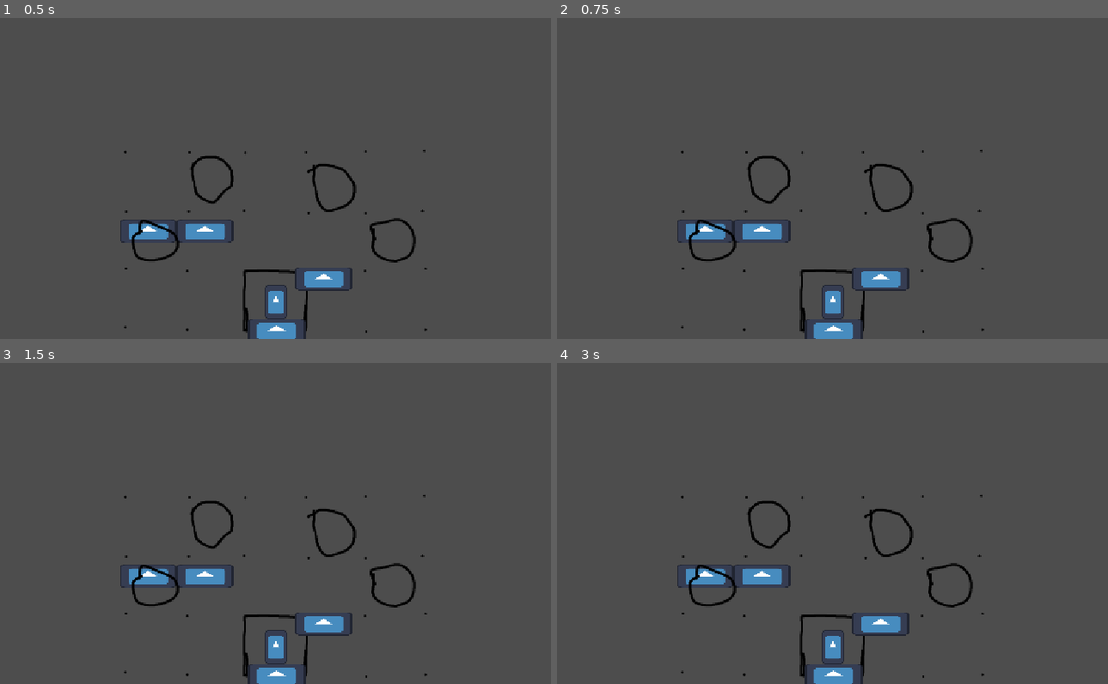
Above: before the commit, frames 1-4 (two rows, left to right).
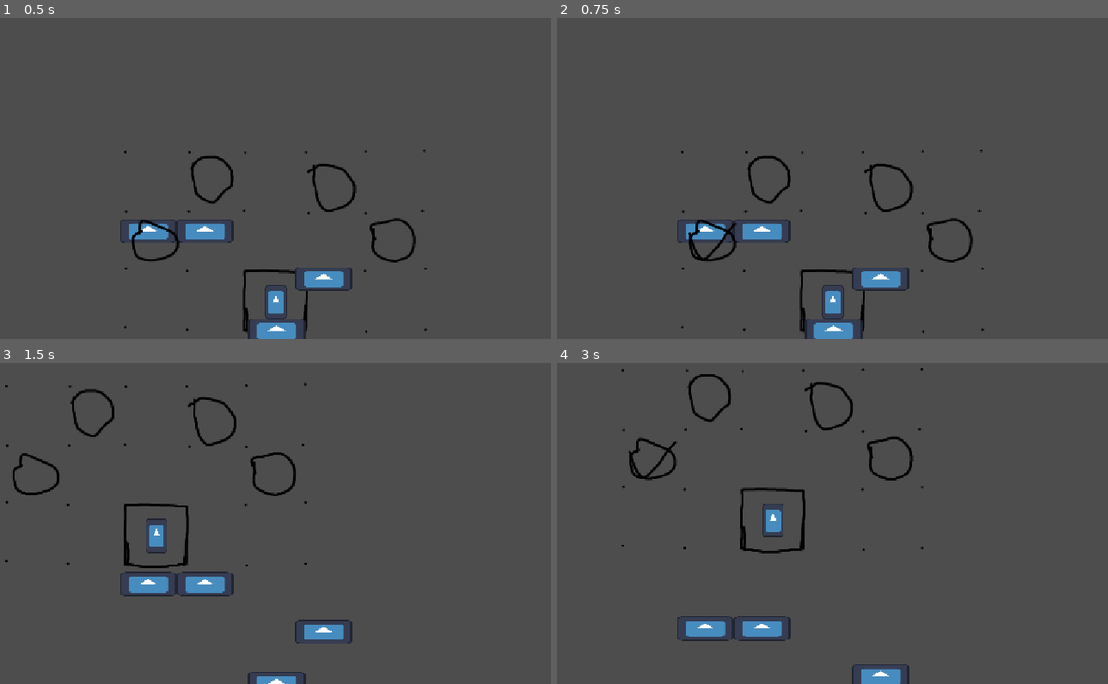
Above: after the commit, the same moments.

Repository: TheDartFrog/HorseFall
Game: Godot game, scene res://Scenes/main_node.tscn
Two runs of this game, one before a commit and one after it. Both use one fixed random seed, a clock stepped at 60 frames per second and the inputs below. The engine's default icon, where the game draws it, is replaced by a stand-in: a white triangle on a blue panel in a dark square.
Inputs (mouse positions are in pixels of both pictures, inside the frame that each line leads up to):
- Up to frame 1 (0.5 s): no input
- Up to frame 2 (0.75 s): click (711, 242) at 0.52 s
- Up to frame 3 (1.5 s): click (154, 587) at 1.27 s
- Up to frame 4 (3 s): click (656, 440) at 2.02 s; click (656, 440) at 2.77 s

Frame 1 is identical in both runs. In frame 2, 0.1% of the frame differs, in the area x 23-33%, y 63-76%; in frame 3, 4.7%; in frame 4, 6.2%, in the area x 11-78%, y 1-100%.

Commit message:
stuff before replace all pos with global pos lmfao

Diff:
--- a/Scenes/board.tscn
+++ b/Scenes/board.tscn
@@ -1,9 +1,12 @@
 [gd_scene format=3 uid="uid://75x8supcyloh"]
 
 [ext_resource type="Texture2D" uid="uid://dkb3s7vy01g7g" path="res://Assets/Textures/board.png" id="1_2wvcj"]
+[ext_resource type="Script" uid="uid://ckcme4k646ijw" path="res://boardScript.gd" id="1_shhme"]
 [ext_resource type="Texture2D" uid="uid://bawqqua0tr7ij" path="res://Assets/Textures/availableMoves_board.png" id="2_uh3b8"]
+[ext_resource type="Texture2D" uid="uid://q284yrqpcsja" path="res://Assets/Textures/yes.png" id="3_uh3b8"]
 
 [node name="Board" type="Node2D" unique_id=850784260]
+script = ExtResource("1_shhme")
 
 [node name="board_checkerboard" type="TextureRect" parent="." unique_id=1882535426]
 z_as_relative = false
@@ -37,3 +40,72 @@
 grow_horizontal = 2
 grow_vertical = 2
 texture = ExtResource("2_uh3b8")
+
+[node name="goButton1" type="TextureButton" parent="." unique_id=907937192]
+z_index = 3
+z_as_relative = false
+anchors_preset = 8
+anchor_left = 0.5
+anchor_top = 0.5
+anchor_right = 0.5
+anchor_bottom = 0.5
+offset_left = -250.0
+offset_top = -50.0
+offset_right = -150.0
+offset_bottom = 50.0
+grow_horizontal = 2
+grow_vertical = 2
+texture_hover = ExtResource("3_uh3b8")
+
+[node name="goButton2" type="TextureButton" parent="." unique_id=579986029]
+z_index = 3
+z_as_relative = false
+anchors_preset = 8
+anchor_left = 0.5
+anchor_top = 0.5
+anchor_right = 0.5
+anchor_bottom = 0.5
+offset_left = -150.0
+offset_top = -150.0
+offset_right = -50.0
+offset_bottom = -50.0
+grow_horizontal = 2
+grow_vertical = 2
+texture_hover = ExtResource("3_uh3b8")
+
+[node name="goButton3" type="TextureButton" parent="." unique_id=1031441957]
+z_index = 3
+z_as_relative = false
+anchors_preset = 8
+anchor_left = 0.5
+anchor_top = 0.5
+anchor_right = 0.5
+anchor_bottom = 0.5
+offset_left = 50.0
+offset_top = -150.0
+offset_right = 150.0
+offset_bottom = -50.0
+grow_horizontal = 2
+grow_vertical = 2
+texture_hover = ExtResource("3_uh3b8")
+
+[node name="goButton4" type="TextureButton" parent="." unique_id=533248489]
+z_index = 3
+z_as_relative = false
+anchors_preset = 8
+anchor_left = 0.5
+anchor_top = 0.5
+anchor_right = 0.5
+anchor_bottom = 0.5
+offset_left = 150.0
+offset_top = -50.0
+offset_right = 250.0
+offset_bottom = 50.0
+grow_horizontal = 2
+grow_vertical = 2
+texture_hover = ExtResource("3_uh3b8")
+
+[connection signal="button_down" from="goButton1" to="." method="_on_go_button_1_button_down"]
+[connection signal="button_down" from="goButton2" to="." method="_on_go_button_2_button_down"]
+[connection signal="button_down" from="goButton3" to="." method="_on_go_button_3_button_down"]
+[connection signal="button_down" from="goButton4" to="." method="_on_go_button_4_button_down"]
--- a/Scenes/platform.tscn
+++ b/Scenes/platform.tscn
@@ -6,6 +6,7 @@
 size = Vector2(96, 40)
 
 [node name="Platform" type="RigidBody2D" unique_id=974148504]
+z_as_relative = false
 freeze = true
 
 [node name="platformSprite" type="TextureRect" parent="." unique_id=505994198]
@@ -13,6 +14,7 @@
 z_as_relative = false
 offset_right = 96.0
 offset_bottom = 40.0
+mouse_filter = 2
 texture = ExtResource("1_1rc8e")
 expand_mode = 1
 
--- a/Scripts/camera_controller.gd
+++ b/Scripts/camera_controller.gd
@@ -21,8 +21,11 @@
 	highestCameraHeight = self.position.y*-1
 
 func moveCam():
-	if playerRef.position.y*-1 > highestCameraHeight:
-		self.position.y = playerRef.position.y
+	if playerRef.position.y*-1> highestCameraHeight+100:
+		#print("pos ", playerRef.position.y*-1)
+		#print("camheigh ", highestCameraHeight)
+		self.position.y = playerRef.position.y+100
+		print("ooooh")
 	else:
 		self.position.y = self.position.y-currentCameraSpeed
 
--- a/Scripts/playerScript.gd
+++ b/Scripts/playerScript.gd
@@ -1,5 +1,6 @@
 extends RigidBody2D
 
+var isGrounded = true
 
 func _ready():
 	print("yay")
--- /dev/null
+++ b/boardScript.gd
@@ -0,0 +1,101 @@
+extends Node2D
+
+@onready var playerRef = get_tree().root.find_child("PlayerScene", true, false)
+
+var wasGrounded = false
+var isGrounded = false
+
+var enableBtn1 = false
+var enableBtn2 = false
+var enableBtn3 = false
+var enableBtn4 = false
+
+#TODO: check if player can move to button's position
+
+func _physics_process(delta):
+	if playerRef == null:
+		return
+	isGrounded = playerRef.isGrounded
+	switchGroundedStateBoard()
+	enableButton(3)
+	if not isGrounded:
+		return ## exit func if not on ground
+
+	# if we are grounded we continue:
+	updateMoves()
+
+
+
+func switchGroundedStateBoard():
+	if wasGrounded != isGrounded:
+		wasGrounded = isGrounded
+		if isGrounded:
+			print("now on ground!")
+			enableButton(1)
+			enableButton(2)
+			enableButton(3)
+			enableButton(4)
+			#TODO: ungray possible moves
+		if not isGrounded:
+			print("now in the air!")
+			disableButton(1)
+			disableButton(2)
+			disableButton(3)
+			disableButton(4)
+			#TODO: gray out possible moves
+
+func updateMoves():
+	pass #TODO: check collision, if allowed enable button
+
+func enableButton(number: int):
+
+	match number: # oh yeah we in spaghetti town babeeyyyyy
+		1:
+			enableBtn1 = true #TODO: setting textures for enabled
+		2:
+			enableBtn2 = true
+		3:
+			enableBtn3 = true
+		4:
+			enableBtn4 = true
+		_:
+			print("what")
+
+
+func disableButton(number: int):
+
+	match number: # second spaghetti settlement
+		1:
+			enableBtn1 = false #TODO: setting textures for disabled
+		2:
+			enableBtn2 = false
+		3:
+			enableBtn3 = false
+		4:
+			enableBtn4 = false
+		_:
+			print("what")
+
+
+
+
+
+func _on_go_button_1_button_down() -> void:
+	if enableBtn1:
+		playerRef.goToNode(1)
+
+
+func _on_go_button_2_button_down() -> void:
+	if enableBtn2:
+		playerRef.goToNode(2)
+
+
+func _on_go_button_3_button_down() -> void:
+	if enableBtn3:
+		playerRef.goToNode(3)
+		print("gooo")
+
+
+func _on_go_button_4_button_down() -> void:
+	if enableBtn4:
+		playerRef.goToNode(4)
Not shown, added: boardScript.gd.uid
